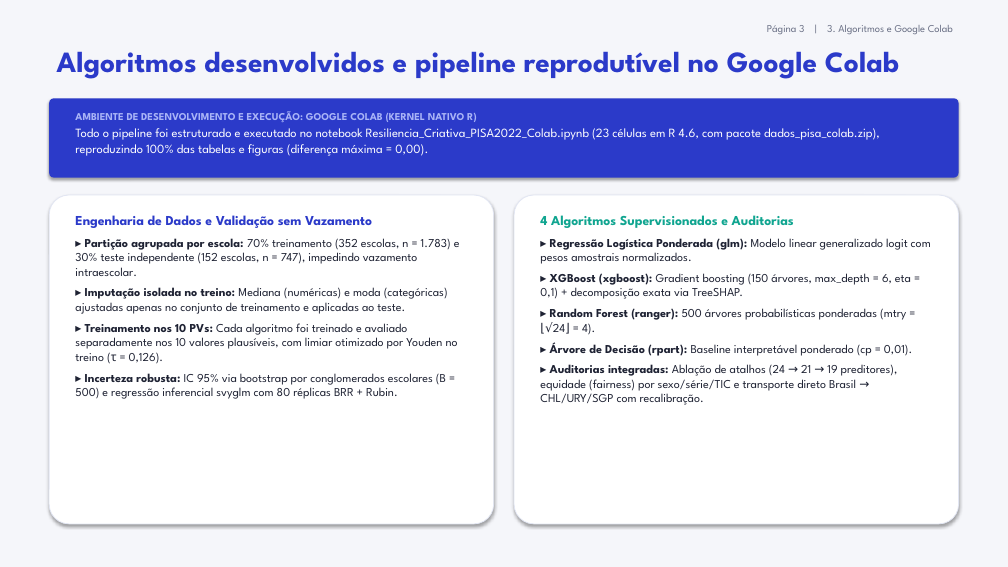
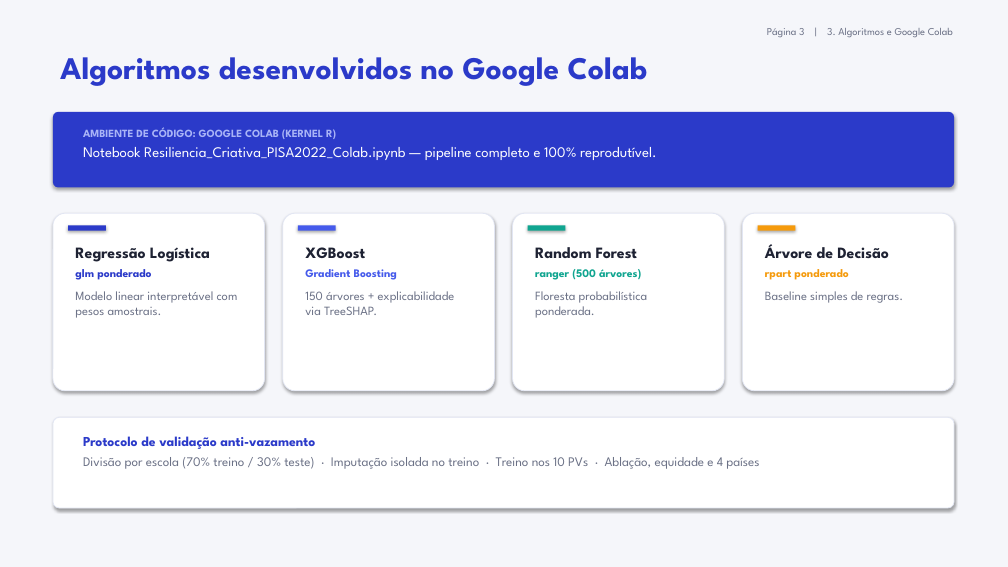
Before and after one commit to joseedsonamorim/Chat-PISA-RAG, a slide deck: slide 3 of docs/Apresentacao_5_Slides_Resiliencia_Criativa.pptx. Drawn at 1008x567 pixels with LibreOffice and Linux fonts; fonts in the diff are those of the drawing. Boxes give left, top, right and bottom in pixels: in the first picture for what was removed or moved away, otherwise in the second. Text is boxed around its words. In the diff, an @@ line names an element or a change of style, - is before the commit and + after.

```diff
--- a/docs/Apresentacao_5_Slides_Resiliencia_Criativa.pptx
+++ b/docs/Apresentacao_5_Slides_Resiliencia_Criativa.pptx
@@ text at (x1=60, y1=57, x2=648, y2=86): text changed; size 28 to 30 pt @@
-Algoritmos desenvolvidos e pipeline reprodutível no Google Colab
+Algoritmos desenvolvidos no Google Colab
@@ rounded rectangle resized from (x1=49, y1=98, x2=959, y2=178) to (x1=53, y1=112, x2=954, y2=188) @@
@@ text at (x1=83, y1=127, x2=657, y2=160): text changed; size 12 to 14 pt @@
-AMBIENTE DE DESENVOLVIMENTO E EXECUÇÃO: GOOGLE COLAB (KERNEL NATIVO R)
-Todo o pipeline foi estruturado e executado no notebook Resiliencia_Criativa_PISA2022_Colab.ipynb (23 células em R 4.6, com pacote dados_pisa_colab.zip), reproduzindo 100% das tabelas e figuras (diferença máxima = 0,00).
+AMBIENTE DE CÓDIGO: GOOGLE COLAB (KERNEL R)
+Notebook Resiliencia_Criativa_PISA2022_Colab.ipynb — pipeline completo e 100% reprodutível.
@@ rounded rectangle resized from (x1=49, y1=195, x2=494, y2=524) to (x1=53, y1=213, x2=265, y2=391) @@
@@ rectangle added at (x1=68, y1=225, x2=106, y2=231), fill #2B3AC9 @@
@@ text removed at (x1=75, y1=215, x2=460, y2=399) @@
-Engenharia de Dados e Validação sem Vazamento
-▸ Partição agrupada por escola: 70% treinamento (352 escolas, n = 1.783) e 30% teste independente (152 escolas, n = 747), impedindo vazamento intraescolar.
-▸ Imputação isolada no treino: Mediana (numéricas) e moda (categóricas) ajustadas apenas no conjunto de treinamento e aplicadas ao teste.
-▸ Treinamento nos 10 PVs: Cada algoritmo foi treinado e avaliado separadamente nos 10 valores plausíveis, com limiar otimizado por Youden no treino (τ = 0,126).
-▸ Incerteza robusta: IC 95% via bootstrap por conglomerados escolares (B = 500) e regressão inferencial svyglm com 80 réplicas BRR + Rubin.
@@ rounded rectangle added at (x1=283, y1=213, x2=495, y2=391), fill #FFFFFF, outline #E2E6F3 0.75 pt @@
@@ rectangle added at (x1=298, y1=225, x2=336, y2=231), fill #455AEB @@
@@ rounded rectangle added at (x1=513, y1=213, x2=724, y2=391), fill #FFFFFF, outline #E2E6F3 0.75 pt @@
@@ rectangle added at (x1=528, y1=225, x2=566, y2=231), fill #10A590 @@
@@ text removed at (x1=540, y1=215, x2=931, y2=405) @@
-4 Algoritmos Supervisionados e Auditorias
-▸ Regressão Logística Ponderada (glm): Modelo linear generalizado logit com pesos amostrais normalizados.
-▸ XGBoost (xgboost): Gradient boosting (150 árvores, max_depth = 6, eta = 0,1) + decomposição exata via TreeSHAP.
-▸ Random Forest (ranger): 500 árvores probabilísticas ponderadas (mtry = ⌊√24⌋ = 4).
-▸ Árvore de Decisão (rpart): Baseline interpretável ponderado (cp = 0,01).
-▸ Auditorias integradas: Ablação de atalhos (24 → 21 → 19 preditores), equidade (fairness) por sexo/série/TIC e transporte direto Brasil → CHL/URY/SGP com recalibração.
@@ proportions changed in 3 elements at (x1=53, y1=112, x2=954, y2=188), (x1=53, y1=213, x2=265, y2=391), (x1=743, y1=213, x2=954, y2=391) @@
@@ rounded rectangle resized from (x1=514, y1=195, x2=959, y2=524) to (x1=743, y1=213, x2=954, y2=391) @@
@@ rectangle added at (x1=758, y1=225, x2=796, y2=231), fill #F59A0B @@
@@ text added at (x1=75, y1=247, x2=238, y2=318), 12 pt, text #6B7186 @@
+Regressão Logística
+glm ponderado
+Modelo linear interpretável com pesos amostrais.
@@ text added at (x1=305, y1=247, x2=455, y2=315), 12 pt, text #6B7186 @@
+XGBoost
+Gradient Boosting
+150 árvores + explicabilidade via TreeSHAP.
@@ text added at (x1=535, y1=247, x2=647, y2=318), 12 pt, text #6B7186 @@
+Random Forest
+ranger (500 árvores)
+Floresta probabilística ponderada.
@@ text added at (x1=765, y1=244, x2=904, y2=303), 12 pt, text #6B7186, bold @@
+Árvore de Decisão
+rpart ponderado
+Baseline simples de regras.
@@ rounded rectangle added at (x1=53, y1=417, x2=954, y2=508), fill #FFFFFF, outline #E2E6F3 0.75 pt @@
@@ text added at (x1=83, y1=436, x2=759, y2=469), 12.5 pt, text #6B7186 @@
+Protocolo de validação anti-vazamento
+Divisão por escola (70% treino / 30% teste) · Imputação isolada no treino · Treino nos 10 PVs · Ablação, equidade e 4 países
```
Also in this commit, not shown: 4 other slides changed.
